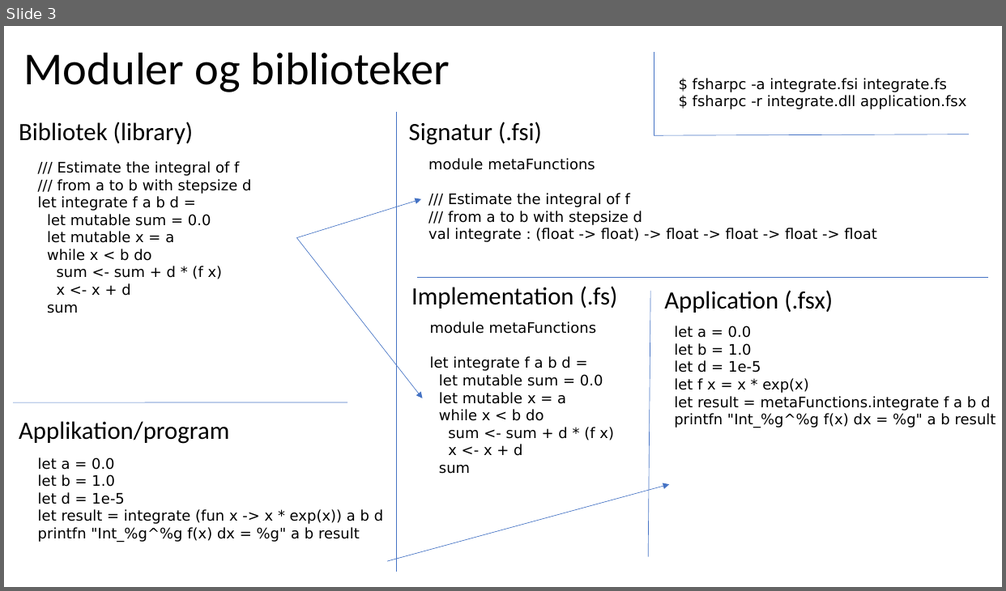
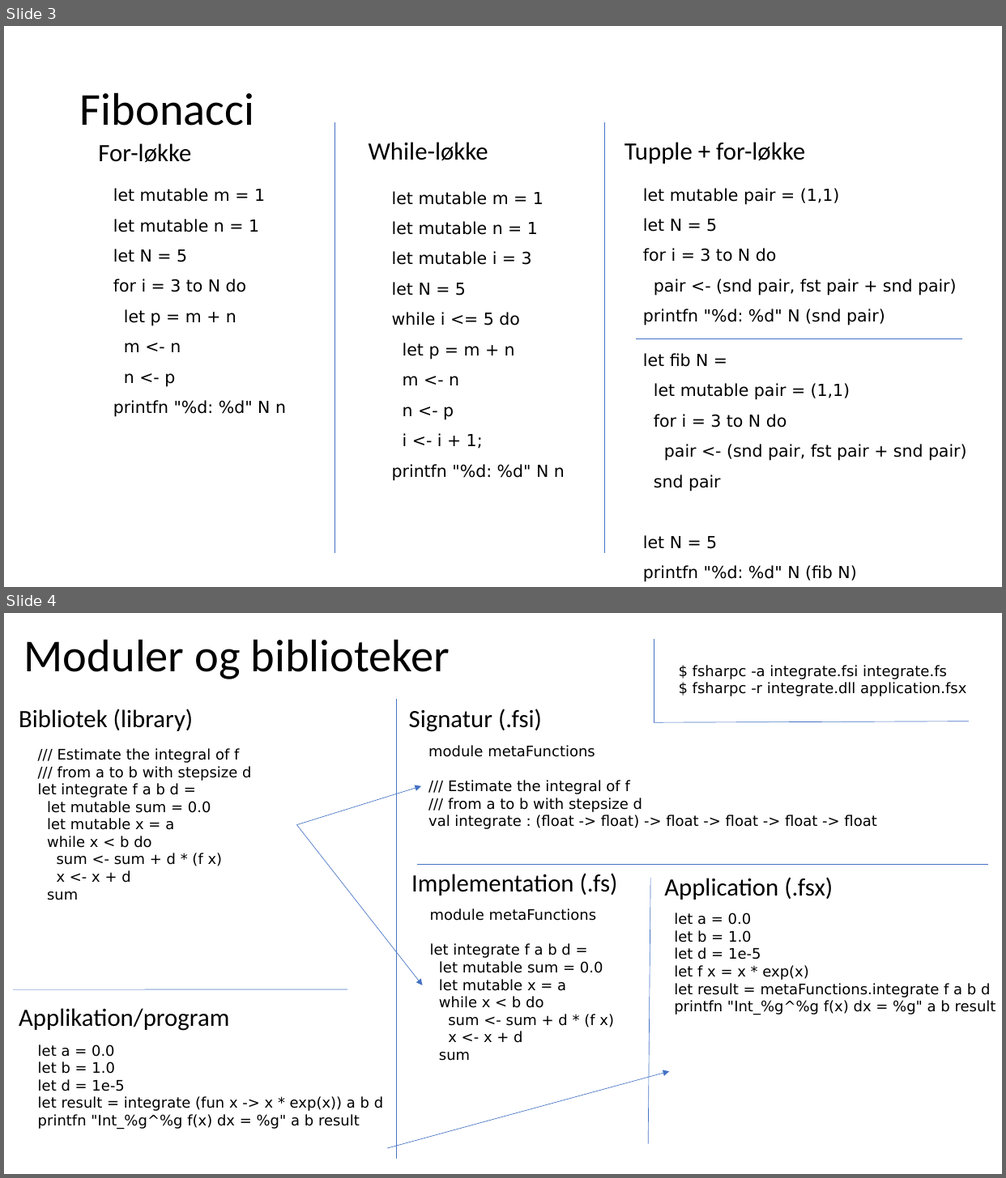
Before and after one commit to fisterloegsovs/pop22, a slide deck: lectures/4.1ModulesNTests/lecture.pptx. Shown one above the other, each under a label of ours: slide 3 before the commit, slides 3 and 4 after it. The pictures are 1006x591 and 1006x1178 pixels, drawn with LibreOffice and Linux fonts; fonts in the diff are those of the drawing. Boxes give left, top, right and bottom in pixels: in the first picture for what was removed or moved away, otherwise in the second. Text is boxed around its words. In the diff, an @@ line names an element or a change of style, - is before the commit and + after.

```diff
--- a/lectures/4.1ModulesNTests/lecture.pptx
+++ b/lectures/4.1ModulesNTests/lecture.pptx
@@ slide 3 added at (4, 26, 1002, 587), background #FFFFFF @@
@@ title added at (80, 92, 255, 126), 44 pt, text #000000 @@
+Fibonacci
@@ line added from (335, 122) to (335, 553), #4472C4 0.5 pt @@
@@ line added from (604, 122) to (604, 553), #4472C4 0.5 pt @@
@@ text added at (98, 143, 191, 162), 24 pt, text #000000 @@
+For-løkke
@@ text added at (368, 142, 488, 160), 24 pt, text #000000 @@
+While-løkke
@@ text added at (624, 142, 805, 164), 24 pt, text #000000 @@
+Tupple + for-løkke
@@ text added at (113, 188, 286, 417), 16 pt, text #000000 @@
+let mutable m = 1
+let mutable n = 1
+let N = 5
+for i = 3 to N do
+let p = m + n
+m <- n
+n <- p
+printfn "%d: %d" N n
@@ text added at (392, 191, 565, 481), 16 pt, text #000000 @@
+let mutable m = 1
+let mutable n = 1
+let mutable i = 3
+let N = 5
+while i <= 5 do
+let p = m + n
+m <- n
+n <- p
+i <- i + 1;
+printfn "%d: %d" N n
@@ text added at (643, 188, 957, 326), 16 pt, text #000000 @@
+let mutable pair = (1,1)
+let N = 5
+for i = 3 to N do
+pair <- (snd pair, fst pair + snd pair)
+printfn "%d: %d" N (snd pair)
@@ line added from (636, 339) to (962, 339), #4472C4 0.5 pt @@
@@ text added at (643, 353, 967, 582), 16 pt, text #000000 @@
+let fib N =
+let mutable pair = (1,1)
+for i = 3 to N do
+pair <- (snd pair, fst pair + snd pair)
+snd pair
+let N = 5
+printfn "%d: %d" N (fib N)
@@ what was slide 3 is now slide 4 @@
```
Also in this commit, not shown: 1 slide changed, 1 other slide added, 1 slide removed, 12 other files.
